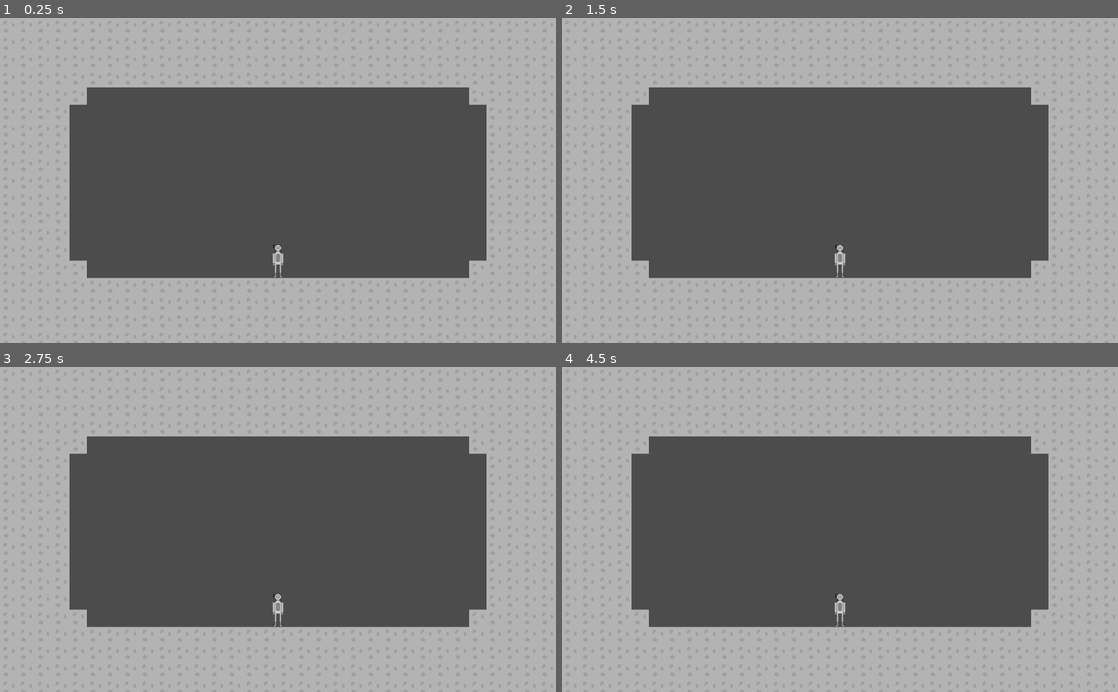
Above: before the commit, frames 1-4 (two rows, left to right).
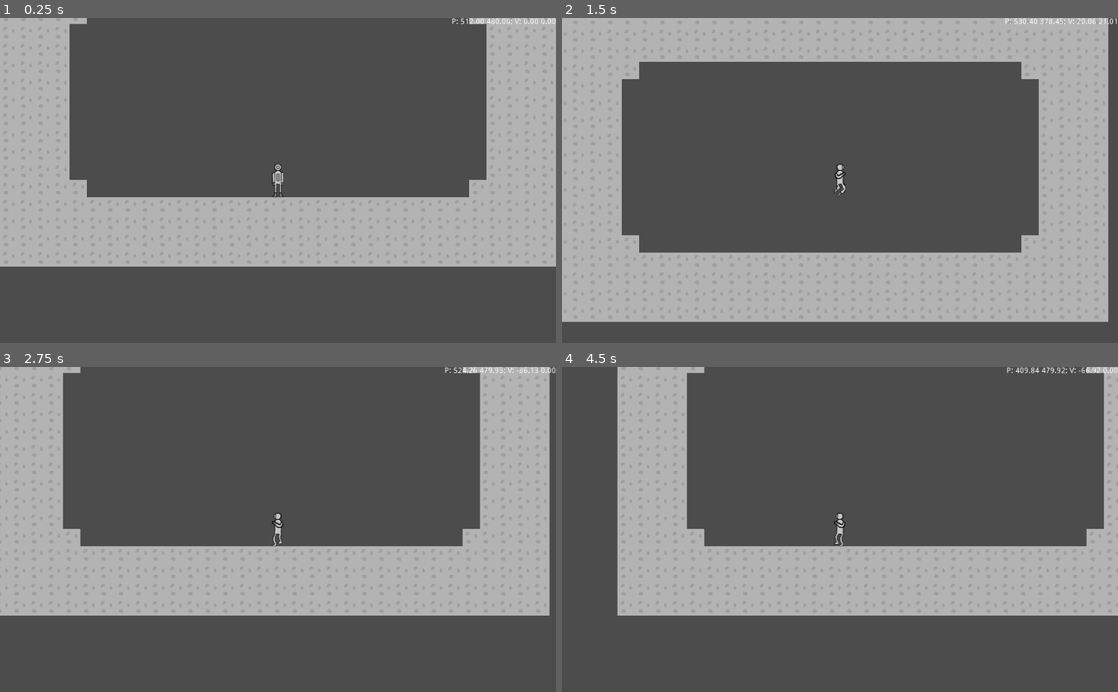
Above: after the commit, the same moments.

Repository: nonk123/Astronauts
Game: Godot game, scene res://scenes/game.tscn
The game is run twice, just before and just after one commit, with the same random seed, the same clock (stepped at 60 frames per second) and the same inputs.
Inputs:
- Up to frame 1 (0.25 s): no input
- Up to frame 2 (1.5 s): tap Enter at 0.5 s; hold D (move_right, bound only after the commit) from 0.53 s (still down); tap W (jump, bound only after the commit) at 0.6, 0.77, 1.07, 1.35 s
- Up to frame 3 (2.75 s): tap W (jump, bound only after the commit) at 1.52, 1.82, 2.1 s; release D (move_right, bound only after the commit) at 2.03 s; hold A (move_left, bound only after the commit) from 2.03 s (still down)
- Up to frame 4 (4.5 s): release A (move_left, bound only after the commit) at 2.78 s; hold D (move_right, bound only after the commit) 2.78-4.28 s; tap W (jump, bound only after the commit) at 2.85, 3.02, 3.32, 3.6, 3.77, 4.07, 4.35 s; hold A (move_left, bound only after the commit) from 4.28 s (still down)

The runs differ from the first frame. In frame 1, 54% of the frame differs, in the area x 0-100%, y 0-100%; in frame 2, 22%; in frame 3, 55%; in frame 4, 67%.

Commit message:
Make guy.png walk

Diff:
--- a/entities/player.tscn
+++ b/entities/player.tscn
@@ -1,6 +1,11 @@
-[gd_scene load_steps=4 format=2]
+[gd_scene load_steps=9 format=2]
 
 [ext_resource path="res://textures/guy.png" type="Texture" id=1]
+[ext_resource path="res://scripts/player.gd" type="Script" id=2]
+[ext_resource path="res://textures/walk2.png" type="Texture" id=3]
+[ext_resource path="res://textures/jump.png" type="Texture" id=4]
+[ext_resource path="res://textures/walk1.png" type="Texture" id=5]
+[ext_resource path="res://entities/ui.tscn" type="PackedScene" id=6]
 
 [sub_resource type="RectangleShape2D" id=1]
 extents = Vector2( 10, 31 )
@@ -11,9 +16,22 @@
 "loop": true,
 "name": "standing",
 "speed": 5.0
+}, {
+"frames": [ ExtResource( 3 ), ExtResource( 5 ) ],
+"loop": true,
+"name": "walking",
+"speed": 5.0
+}, {
+"frames": [ ExtResource( 4 ) ],
+"loop": true,
+"name": "jumping",
+"speed": 5.0
 } ]
 
 [node name="Player" type="KinematicBody2D"]
+script = ExtResource( 2 )
+
+[node name="UI" parent="." instance=ExtResource( 6 )]
 
 [node name="Shape" type="CollisionShape2D" parent="."]
 position = Vector2( 0, -31 )
@@ -22,3 +40,6 @@
 [node name="Animation" type="AnimatedSprite" parent="Shape"]
 frames = SubResource( 2 )
 animation = "standing"
+
+[node name="Camera" type="Camera2D" parent="Shape"]
+current = true
--- /dev/null
+++ b/entities/ui.tscn
@@ -0,0 +1,22 @@
+[gd_scene format=2]
+
+[node name="UI" type="CanvasLayer"]
+
+[node name="HBox" type="HBoxContainer" parent="."]
+anchor_right = 1.0
+anchor_bottom = 1.0
+alignment = 2
+__meta__ = {
+"_edit_use_anchors_": false
+}
+
+[node name="VBox" type="VBoxContainer" parent="HBox"]
+margin_left = 999.0
+margin_right = 1024.0
+margin_bottom = 600.0
+
+[node name="DebugInfo" type="Label" parent="HBox/VBox"]
+margin_right = 25.0
+margin_bottom = 14.0
+text = "test"
+align = 2
--- a/project.godot
+++ b/project.godot
@@ -19,6 +19,27 @@
 run/main_scene="res://scenes/game.tscn"
 config/icon="res://icon.png"
 
+[input]
+
+move_left={
+"deadzone": 0.5,
+"events": [ Object(InputEventKey,"resource_local_to_scene":false,"resource_name":"","device":0,"alt":false,"shift":false,"control":false,"meta":false,"command":false,"pressed":false,"scancode":65,"unicode":0,"echo":false,"script":null)
+, Object(InputEventKey,"resource_local_to_scene":false,"resource_name":"","device":0,"alt":false,"shift":false,"control":false,"meta":false,"command":false,"pressed":false,"scancode":16777231,"unicode":0,"echo":false,"script":null)
+ ]
+}
+move_right={
+"deadzone": 0.5,
+"events": [ Object(InputEventKey,"resource_local_to_scene":false,"resource_name":"","device":0,"alt":false,"shift":false,"control":false,"meta":false,"command":false,"pressed":false,"scancode":68,"unicode":0,"echo":false,"script":null)
+, Object(InputEventKey,"resource_local_to_scene":false,"resource_name":"","device":0,"alt":false,"shift":false,"control":false,"meta":false,"command":false,"pressed":false,"scancode":16777233,"unicode":0,"echo":false,"script":null)
+ ]
+}
+jump={
+"deadzone": 0.5,
+"events": [ Object(InputEventKey,"resource_local_to_scene":false,"resource_name":"","device":0,"alt":false,"shift":false,"control":false,"meta":false,"command":false,"pressed":false,"scancode":87,"unicode":0,"echo":false,"script":null)
+, Object(InputEventKey,"resource_local_to_scene":false,"resource_name":"","device":0,"alt":false,"shift":false,"control":false,"meta":false,"command":false,"pressed":false,"scancode":16777232,"unicode":0,"echo":false,"script":null)
+ ]
+}
+
 [rendering]
 
 environment/default_environment="res://default_env.tres"
--- a/scenes/game.tscn
+++ b/scenes/game.tscn
@@ -1,9 +1,12 @@
-[gd_scene load_steps=4 format=2]
+[gd_scene load_steps=5 format=2]
 
 [ext_resource path="res://textures/rock.png" type="Texture" id=1]
 [ext_resource path="res://entities/player.tscn" type="PackedScene" id=2]
 
-[sub_resource type="TileSet" id=1]
+[sub_resource type="ConvexPolygonShape2D" id=1]
+points = PoolVector2Array( 0, 0, 32, 0, 32, 32, 0, 32 )
+
+[sub_resource type="TileSet" id=2]
 0/name = "rock.png 0"
 0/texture = ExtResource( 1 )
 0/tex_offset = Vector2( 0, 0 )
@@ -14,15 +17,22 @@
 0/navigation_offset = Vector2( 0, 0 )
 0/shape_offset = Vector2( 0, 0 )
 0/shape_transform = Transform2D( 1, 0, 0, 1, 0, 0 )
+0/shape = SubResource( 1 )
 0/shape_one_way = false
-0/shape_one_way_margin = 0.0
-0/shapes = [  ]
+0/shape_one_way_margin = 1.0
+0/shapes = [ {
+"autotile_coord": Vector2( 0, 0 ),
+"one_way": false,
+"one_way_margin": 1.0,
+"shape": SubResource( 1 ),
+"shape_transform": Transform2D( 1, 0, 0, 1, 0, 0 )
+} ]
 0/z_index = 0
 
 [node name="Game" type="Node2D"]
 
-[node name="TileMap" type="TileMap" parent="."]
-tile_set = SubResource( 1 )
+[node name="Tiles" type="TileMap" parent="."]
+tile_set = SubResource( 2 )
 cell_size = Vector2( 32, 32 )
 format = 1
 tile_data = PoolIntArray( 0, 0, 0, 1, 0, 0, 2, 0, 0, 3, 0, 0, 4, 0, 0, 5, 0, 0, 6, 0, 0, 7, 0, 0, 8, 0, 0, 9, 0, 0, 10, …(4705 unchanged characters)…
--- /dev/null
+++ b/scripts/player.gd
@@ -0,0 +1,64 @@
+extends KinematicBody2D
+
+
+# Accelerate this much when walking. In px * s^(-2).
+export(float) var walking_speed = 256.0
+
+# Push given when you jump, in px/s.
+export(float) var jump_height = 256.0
+
+# Friction seen during ground movement.
+export(float) var friction_coefficient = 1.0
+
+# The g constant in px * s^(-2).
+const standard_gravity = 9.8 * 32.0
+
+var velocity = Vector2()
+
+
+func _physics_process(delta):
+	velocity.y += standard_gravity * delta # positive y is downwards
+
+	if is_on_floor():
+		velocity.x += get_movement_axis() * walking_speed * delta
+
+		var base_friction = friction_coefficient * standard_gravity * delta
+		velocity.x -= base_friction * velocity.x / walking_speed
+
+		if Input.is_action_just_pressed("jump"):
+			velocity.y -= jump_height
+
+	velocity = move_and_slide(velocity, Vector2(0.0, -1.0))
+
+
+func _process(_delta):
+	var animation = $Shape/Animation
+
+	# All the animations are aligned to the right.
+	animation.flip_h = velocity.x < 0.0;
+
+	if not is_on_floor():
+		animation.play("jumping")
+	elif abs(velocity.x) > 12.0:
+		animation.play("walking")
+	else:
+		animation.play("standing")
+
+	var debugInfo = $UI/HBox/VBox/DebugInfo
+	var format = [position.x, position.y, velocity.x, velocity.y]
+
+	debugInfo.text = "P: %.2f %.2f; V: %.2f %.2f" % format
+
+
+# Return a number between -1.0 and 1.0 if a movement key is pressed.
+# Return 0.0 otherwise.
+func get_movement_axis():
+	var axis = 0.0
+
+	if Input.is_action_pressed("move_left"):
+		axis -= 1.0
+
+	if Input.is_action_pressed("move_right"):
+		axis += 1.0
+
+	return axis
Binary file changed: textures/guy.png
Binary file added: textures/jump.png
Not shown, added: textures/jump.png.import
Binary file added: textures/walk1.png
Not shown, added: textures/walk1.png.import
Binary file added: textures/walk2.png
Not shown, added: textures/walk2.png.import
